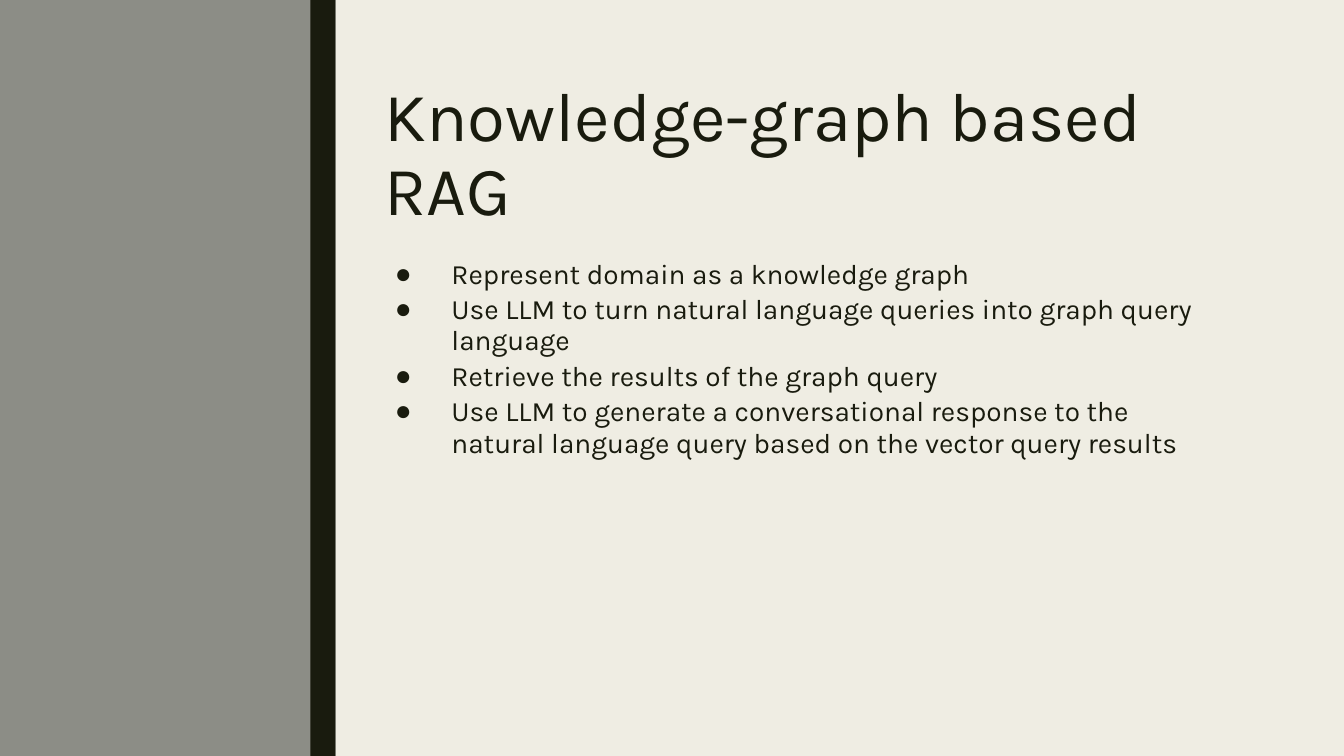
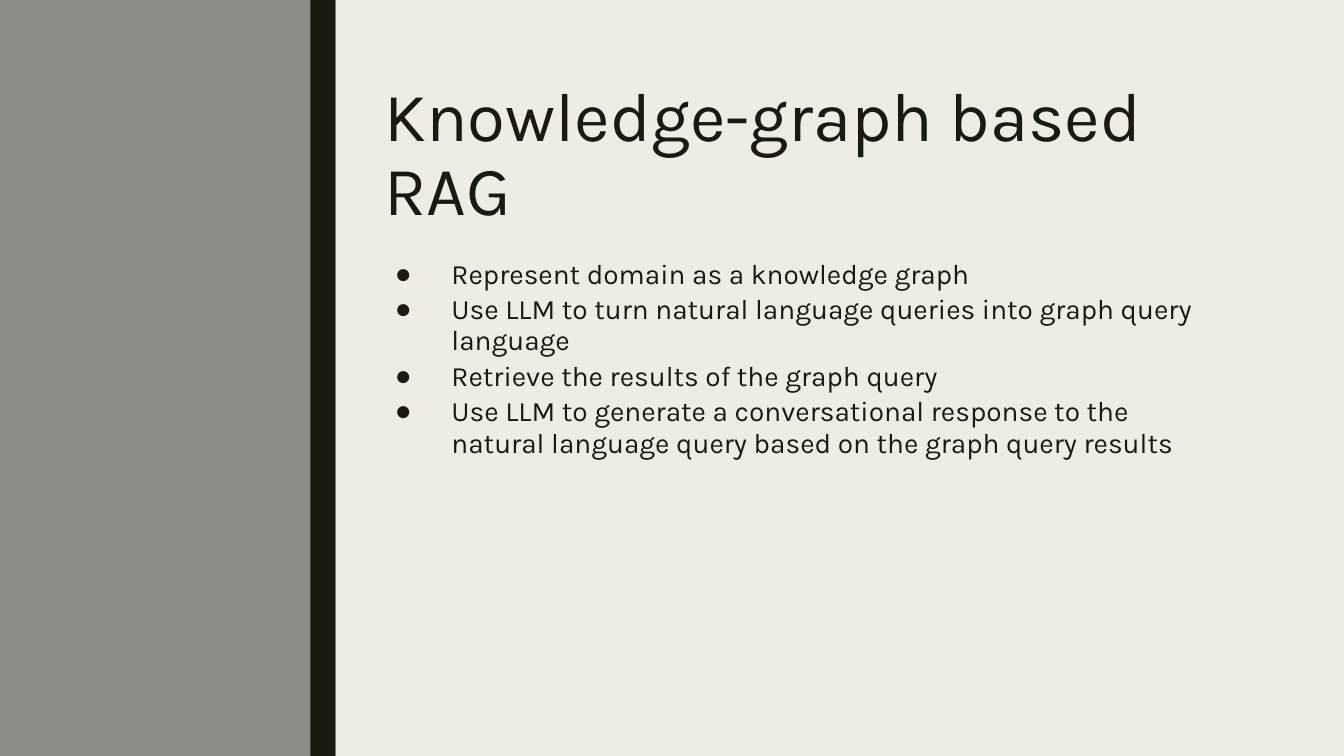
Before and after one commit to smithna/blogs, a slide deck: slide 9 of LLM/LLM + KG.pptx. Drawn at 1344x756 pixels with LibreOffice and Linux fonts; fonts in the diff are those of the drawing. Boxes give left, top, right and bottom in pixels: in the first picture for what was removed or moved away, otherwise in the second. Text is boxed around its words. In the diff, an @@ line names an element or a change of style, - is before the commit and + after.

Commit message:
Late updates

```diff
--- a/LLM/LLM + KG.pptx
+++ b/LLM/LLM + KG.pptx
@@ text at bbox=[451, 401, 1173, 459]: text changed @@
-● Use LLM to generate a conversational response to the natural language query based on the vector query results
+● Use LLM to generate a conversational response to the natural language query based on the graph query results
```
